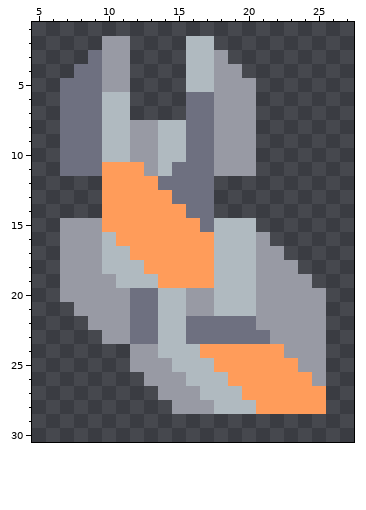
Pixel-art sprite, stored at sprites/units/weapons/schistocerca-gun-big.png. The picture above is the old version.
The file is 32x32 pixels. Shown: x 5..27, y 1..30.
The result:
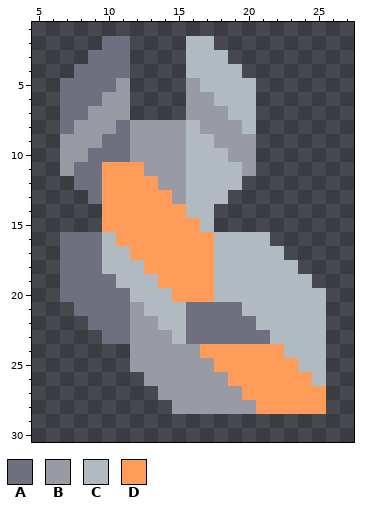
Palette (. is transparent): A #6e7080  B #989aa4  C #b0bac0  D #ff9c5a
The edit:
y 2: x 10..11 BB -> AA
y 3: x 10..11 BB -> AA; x 18 B -> C
y 4: x 10..11 BB -> AA; x 18..19 BB -> CC
y 5: x 10 B -> A; x 16 C -> B; x 18..20 BBB -> CCC
y 6: x 10..11 CC -> BB; x 16..20 AABBB -> BBCCC
y 7: x 9..11 ACC -> BBB; x 16..17 AA -> BB; x 19..20 BB -> CC
y 8: x 8..11 AACC -> BBBA; x 14..17 CCAA -> BBCB; x 20 B -> C
y 9: x 7..11 AAACC -> BBBAA; x 14..17 CCAA -> BBCC
y 10: x 7..8 AA -> BB; x 10..11 CC -> AA; x 14..18 CCAAB -> BBCCC
y 11: x 7 A -> B; x 14..19 CAAABB -> BBCCCC
y 12: x 8..9 .. -> AA; x 14..19 AAAA.. -> BBCCCC
y 13: x 9 . -> A; x 15..18 AAA. -> BCCC
y 14: x 16..17 AA -> CC
y 15: x 7..9 BBB -> ...; x 17..20 ACCC -> C...
y 16: x 7..9 BBB -> AAA; x 21 B -> C
y 17: x 7..9 BBB -> AAA; x 21..22 BB -> CC
y 18: x 7..9 BBB -> AAA; x 21..23 BBB -> CCC
y 19: x 7..10 BBBB -> AAAA; x 21..24 BBBB -> CCCC
y 20: x 7..13 BBBBBAA -> AAAAACC; x 15..17 CBB -> DDD; x 21..25 BBBBB -> CCCCC
y 21: x 8..13 BBBBAA -> AAAABC; x 16..19 BBCC -> AAAA; x 21..25 BBBBB -> CCCCC
y 22: x 9..13 BBBAA -> AAABB; x 21..25 BBBBB -> CCCCC
y 23: x 10..14 BBAAC -> AABBB; x 22..25 BBBB -> CCCC
y 24: x 14..16 CCC -> BBB; x 23..25 BBB -> CCC
y 25: x 15..17 CCC -> BBB; x 24..25 BB -> CC
y 26: x 16..18 CCC -> BBB; x 25 B -> C
y 27: x 17..19 CCC -> BBB
y 28: x 18..20 CCC -> BBB
Pixel boxes of the changes (left, top, right, bottom) in both pictures:
changed: (60, 36, 326, 414)
